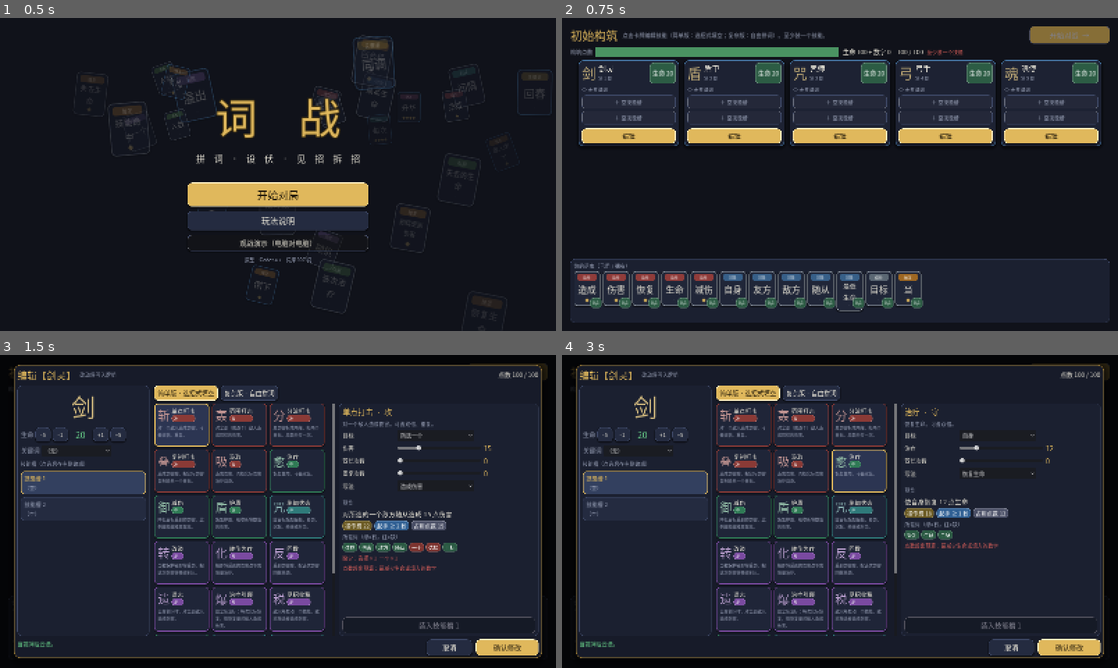
Above: before the commit, frames 1-4 (two rows, left to right).
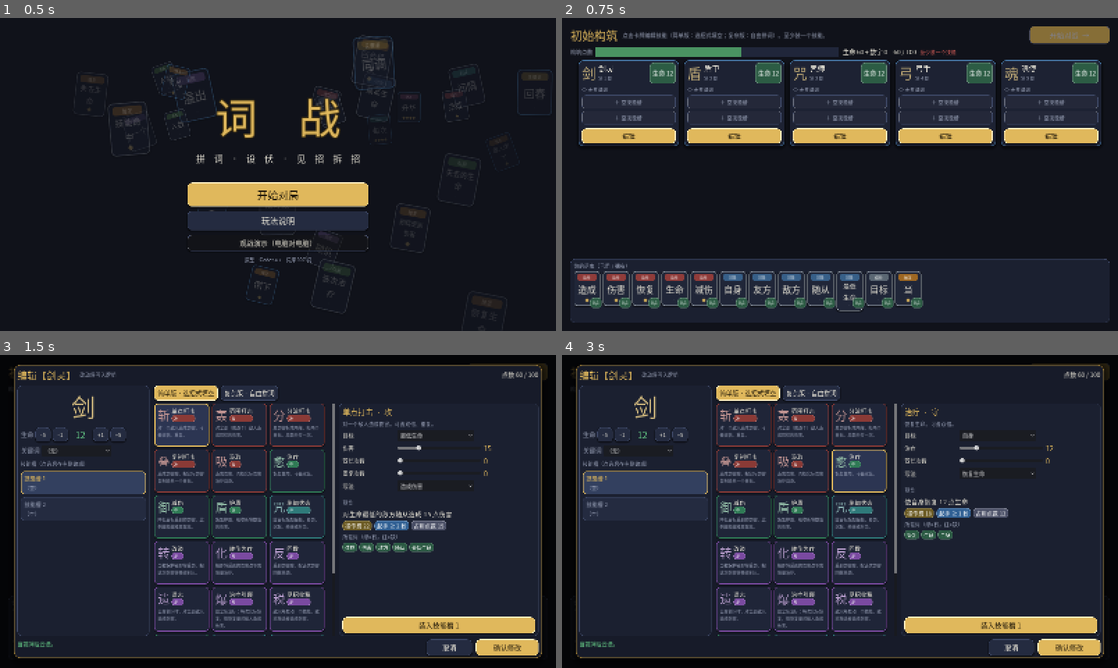
Above: after the commit, the same moments.

Repository: ljq15611703653-ship-it/word-combat
Game: Godot game, scene res://scenes/main.tscn
The game is run twice, just before and just after one commit, with the same random seed, the same clock (stepped at 60 frames per second) and the same inputs.
Inputs:
- Up to frame 1 (0.5 s): no input
- Up to frame 2 (0.75 s): click "开始对局" at 0.5 s
- Up to frame 3 (1.5 s): click "编辑" at 1.25 s
- Up to frame 4 (3 s): click "编辑" at 2 s; click "编辑" at 2.75 s

Frame 1 is identical in both runs. In frame 2, 0.8% of the frame differs, in the area x 18-96%, y 9-19%; in frame 3, 2.5%, in the area x 13-97%, y 5-89%; in frame 4, 2.1%.

Commit message:
Real-click integration tests, auto-fit template params, default HP 12

Diff:
--- a/godot/scripts/core/deck.gd
+++ b/godot/scripts/core/deck.gd
@@ -14,7 +14,7 @@
 static func new_deck() -> Dictionary:
 	var units: Array = []
 	for i in 5:
-		units.append({"name": NAMES[i], "glyph": GLYPHS[i], "max_hp": 20, "kw": "", "skills": []})
+		units.append({"name": NAMES[i], "glyph": GLYPHS[i], "max_hp": 12, "kw": "", "skills": []})
 	return {"units": units}
 
 static func clone(deck: Dictionary) -> Dictionary:
--- a/godot/scripts/ui/editor_popup.gd
+++ b/godot/scripts/ui/editor_popup.gd
@@ -354,11 +354,42 @@
 	tpl_buttons[t.id] = p
 	return p
 
+# 缺词总数（用于“自动凑词”）
+func _missing_total(tid: String, p: Dictionary) -> int:
+	var sk := R.build(tid, p)
+	var miss := G.missing(sk.words, avail_for_slot())
+	var n := 0
+	for w in miss:
+		n += int(miss[w])
+	return n
+
+# 新选一个模板时：若默认参数凑不出词，就在各个“选项型”参数里挑缺词最少的取值
+func _auto_fit(tid: String, p: Dictionary) -> Dictionary:
+	var cur := p.duplicate()
+	var best := _missing_total(tid, cur)
+	if best == 0:
+		return cur
+	for prm in R.template(tid).params:
+		if prm.kind != "enum":
+			continue
+		for o in prm.options:
+			var trial := cur.duplicate()
+			trial[prm.key] = o[0]
+			var m := _missing_total(tid, trial)
+			if m < best:
+				best = m
+				cur = trial
+		if best == 0:
+			break
+	return cur
+
 func _select_template(tid: String, params: Dictionary) -> void:
 	sel_tid = tid
 	sel_params = R.defaults(tid)
 	for k in params:
 		sel_params[k] = params[k]
+	if params.is_empty():
+		sel_params = _auto_fit(tid, sel_params)
 	for id in tpl_buttons:
 		var t: Dictionary = R.template(id)
 		var fam_col: Color = {"攻": Color("8a3a36"), "守": Color("2f7a55"), "控": Color("2f7a7a"), "反": Color("7a4aa0")}.get(t.family, K.EDGE)
--- a/godot/scripts/ui/main.gd
+++ b/godot/scripts/ui/main.gd
@@ -233,6 +233,10 @@
 			m.begin_round()
 			m.pick_bag(0, 0)
 			_show_build("adjust")
+		"clicktest":
+			await _click_test()
+		"clicktest2":
+			await _click_test_editor()
 		"select", "respond":
 			m.decks[0] = Ai.build_deck(m.pools[0], "均衡", m.rng)
 			m.commit_deck(0, m.decks[0])
@@ -285,6 +289,176 @@
 				s.popup.simple_root.visible = false
 				s.popup.complex_root.load_skill(s.popup._current_skill(), s.popup.avail_for_slot(), s.popup._points_other())
 
+# ---- 真实鼠标点击的集成测试：把鼠标事件注入视口，走“点技能牌 → 点目标 → 点宣告”
+func _click(c: Control) -> void:
+	var pos: Vector2 = c.get_global_rect().get_center()
+	var ev := InputEventMouseButton.new()
+	ev.button_index = MOUSE_BUTTON_LEFT
+	ev.position = pos
+	ev.global_position = pos
+	ev.pressed = true
+	get_viewport().push_input(ev)
+	var ev2 := InputEventMouseButton.new()
+	ev2.button_index = MOUSE_BUTTON_LEFT
+	ev2.position = pos
+	ev2.global_position = pos
+	ev2.pressed = false
+	get_viewport().push_input(ev2)
+	await get_tree().create_timer(0.15).timeout
+
+func _find_button(root: Node, text: String) -> Button:
+	for n in root.find_children("*", "Button", true, false):
+		if n is Button and n.text == text and n.visible and not n.disabled:
+			return n
+	return null
+
+func _click_test() -> void:
+	var okf := [true]
+	var log := func(msg: String, good: bool):
+		print("  [点击测试] ", ("通过 " if good else "失败 "), msg)
+		if not good:
+			okf[0] = false
+	m.decks[0] = Ai.build_deck(m.pools[0], "均衡", m.rng)
+	m.commit_deck(0, m.decks[0])
+	m.begin_round()
+	# —— 抽词界面：点左袋，再点“收下并继续”
+	var d := DraftScreen.new()
+	_set_screen(d)
+	d.setup(m, -1 if m.human[m.picker] else Ai.pick_bag(m.bags, m.pools[m.picker], m.personas[m.picker]))
+	d.picked.connect(func(i): d.show_human_choice(i))
+	await get_tree().create_timer(0.3).timeout
+	if m.human[m.picker]:
+		var bag0: Control = d.panels[0]
+		await _click(bag0)
+		log.call("点击词袋后界面进入“已选择”状态", d.chosen == 0 and d.continue_btn.visible)
+		m.pick_bag(0, 0)
+	else:
+		m.pick_bag(m.picker, d._ai_idx)
+	var words_after := 0
+	for w in m.pools[0]:
+		words_after += int(m.pools[0][w])
+	log.call("收下词袋后词库增加到 %d 个词" % words_after, words_after > 12)
+	# —— 调整阶段略过，进入战斗
+	while m.phase == "adjust":
+		m.skip_adjust(0)
+		m.skip_adjust(1)
+	m.phase = "adjust_done"
+	m.st.sides[0].ap = 60
+	m.st.sides[1].ap = 60
+	m.begin_declare()
+	_show_battle()
+	var b = battle_screen
+	b.speed = 4.0
+	await get_tree().create_timer(0.8).timeout
+	# 若对手先手，等它宣告完
+	var guard := 0
+	while not b.my_turn and guard < 40:
+		guard += 1
+		await get_tree().create_timer(0.2).timeout
+	log.call("轮到你宣告", b.my_turn)
+	# —— 点一张攻击类技能牌
+	var idx := 0
+	var target_card: Control = null
+	for u in m.st.sides[0].units:
+		for sid in u.skill_ids:
+			var sk = E_skill(sid)
+			if sk.kind_tag == "atk" and target_card == null and int(sk.cost) <= 60:
+				target_card = b.hand_row.get_child(idx)
+				break
+			idx += 1
+		if target_card != null:
+			break
+	if target_card == null:
+		log.call("找不到攻击技能牌", false)
+	else:
+		await _click(target_card)
+		log.call("点击技能牌后已选中", b.sel_sid >= 0)
+		var tries := 0
+		while not b.picking.is_empty() and tries < 4:
+			tries += 1
+			var enemy_uid := -1
+			for uid in b.cards:
+				if b.cards[uid].selectable:
+					enemy_uid = uid
+					break
+			if enemy_uid == -1:
+				break
+			await _click(b.cards[enemy_uid])
+		log.call("点击目标卡后选择槽已补全", b.picking.is_empty())
+		var confirm := _find_button(b.action_box, "宣告 ✓")
+		log.call("出现可点击的“宣告 ✓”按钮", confirm != null)
+		if confirm != null:
+			await _click(confirm)
+			await get_tree().create_timer(0.3).timeout
+			log.call("宣告已提交给对局", m.pending[0].has("done") and not m.pending[0].is_empty() or m.phase != "declare")
+	# 等动画结束，出现“下一轮”
+	guard = 0
+	var nb: Button = null
+	while nb == null and guard < 200:
+		guard += 1
+		await get_tree().create_timer(0.2).timeout
+		nb = _find_button(b.action_box, "下一轮  →")
+	log.call("结算动画结束后出现“下一轮”按钮", nb != null)
+	if nb != null:
+		await _click(nb)
+		await get_tree().create_timer(0.4).timeout
+		log.call("点击后进入下一轮抽词", m.st.round == 2 and screen is DraftScreen)
+	print("【点击测试结束】", "全部通过" if okf[0] else "有失败")
+	get_tree().quit(0 if okf[0] else 1)
+
+# ---- 构筑界面与编辑器的真实点击测试
+func _click_test_editor() -> void:
+	var okf := [true]
+	var log := func(msg: String, good: bool):
+		print("  [编辑器点击] ", ("通过 " if good else "失败 "), msg)
+		if not good:
+			okf[0] = false
+	_show_build("initial")
+	var s = screen
+	await get_tree().create_timer(0.4).timeout
+	var edit := _find_button(s, "编辑")
+	log.call("构筑界面有“编辑”按钮", edit != null)
+	await _click(edit)
+	await get_tree().create_timer(0.3).timeout
+	var pop = s.popup
+	log.call("点击后弹出编辑器", pop != null and is_instance_valid(pop))
+	# 逐个点模板，直到“装入技能槽 1”可点
+	var installed := false
+	for tid in ["atk1", "atkA", "heal", "mit", "shield", "redirect", "time", "swap"]:
+		if not pop.tpl_buttons.has(tid):
+			continue
+		await _click(pop.tpl_buttons[tid])
+		var ib := _find_button(pop, "装入技能槽 1")
+		if ib != null:
+			await _click(ib)
+			installed = true
+			log.call("选模板 %s 并装入" % tid, pop.work.skills.size() == 1)
+			break
+	log.call("至少有一个模板凑得出词", installed)
+	# 复杂版标签
+	var tab_btn := _find_button(pop, "复杂版 · 自由拼词")
+	log.call("有复杂版标签", tab_btn != null)
+	if tab_btn != null:
+		await _click(tab_btn)
+		log.call("切到复杂版后可见", pop.complex_root.visible and not pop.simple_root.visible)
+		var back := _find_button(pop, "简单版 · 选招式填空")
+		await _click(back)
+		log.call("切回简单版", pop.simple_root.visible)
+	var commit := _find_button(pop, "确认修改")
+	log.call("“确认修改”可点", commit != null)
+	if commit != null:
+		await _click(commit)
+		await get_tree().create_timer(0.3).timeout
+		log.call("确认后牌组里有技能", s.wd.units[0].skills.size() == 1)
+	var start_btn := _find_button(s, "开始对战  →")
+	log.call("装好技能后“开始对战”可点", start_btn != null)
+	if start_btn != null:
+		await _click(start_btn)
+		await get_tree().create_timer(0.4).timeout
+		log.call("进入抽词", screen is DraftScreen and m.phase == "draft")
+	print("【编辑器点击测试结束】", "全部通过" if okf[0] else "有失败")
+	get_tree().quit(0 if okf[0] else 1)
+
 func E_skill(sid: int) -> Dictionary:
 	return load("res://scripts/core/engine.gd").skill_of(m.st, sid)
 
